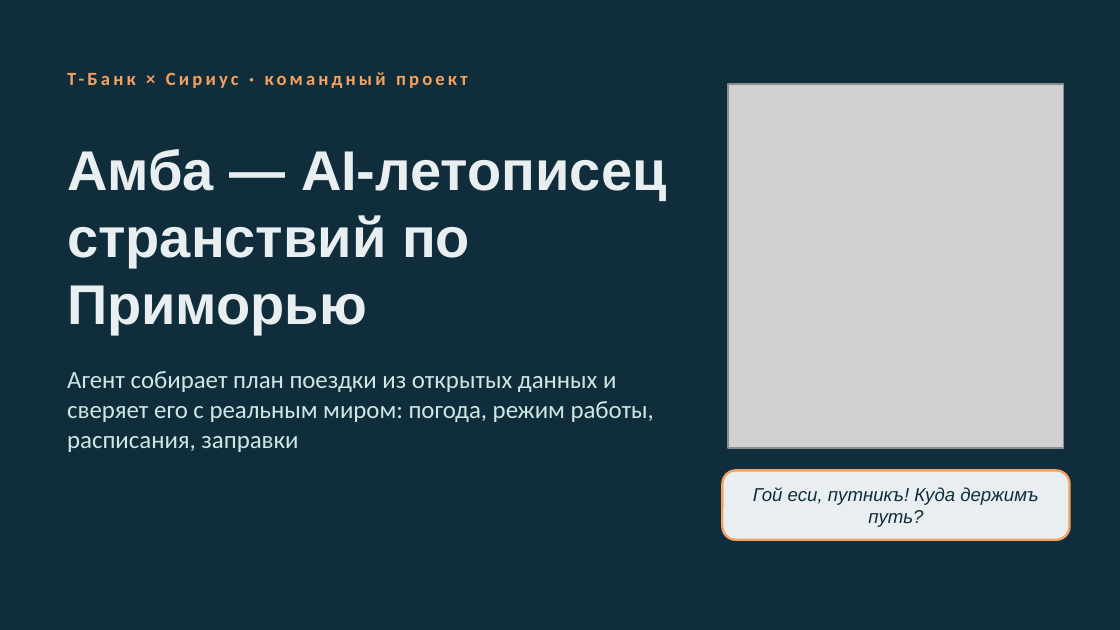
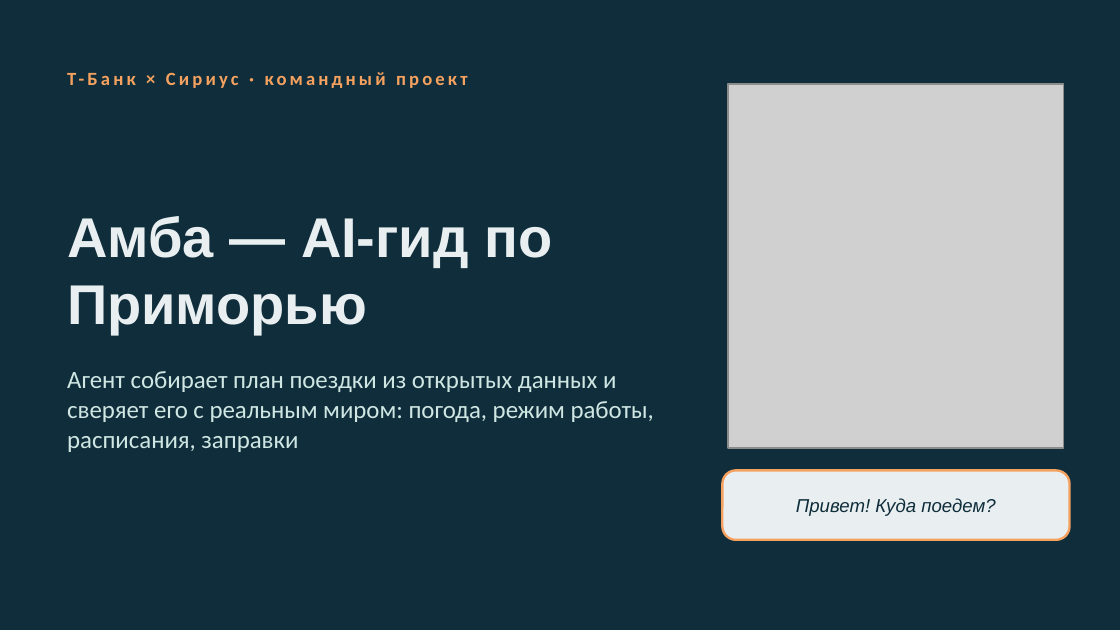
Before and after one commit to BessolitsinGleb/AI-ta, a slide deck: slide 1 of presentation/Amba_Travel_AI.pptx. Drawn at 1120x630 pixels with LibreOffice and Linux fonts; fonts in the diff are those of the drawing; grey boxes stand for pictures. Boxes give left, top, right and bottom in pixels: in the first picture for what was removed or moved away, otherwise in the second. Text is boxed around its words. In the diff, an @@ line names an element or a change of style, - is before the commit and + after.

```diff
--- a/presentation/Amba_Travel_AI.pptx
+++ b/presentation/Amba_Travel_AI.pptx
@@ title at box(67, 216, 552, 334): text changed @@
-Амба — AI-летописец странствий по Приморью
+Амба — AI-гид по Приморью
@@ text at box(796, 498, 995, 516): text changed @@
-Гой еси, путникъ! Куда держимъ путь?
+Привет! Куда поедем?
```
Also in this commit, not shown: 4 other slides changed, 12 other files.
